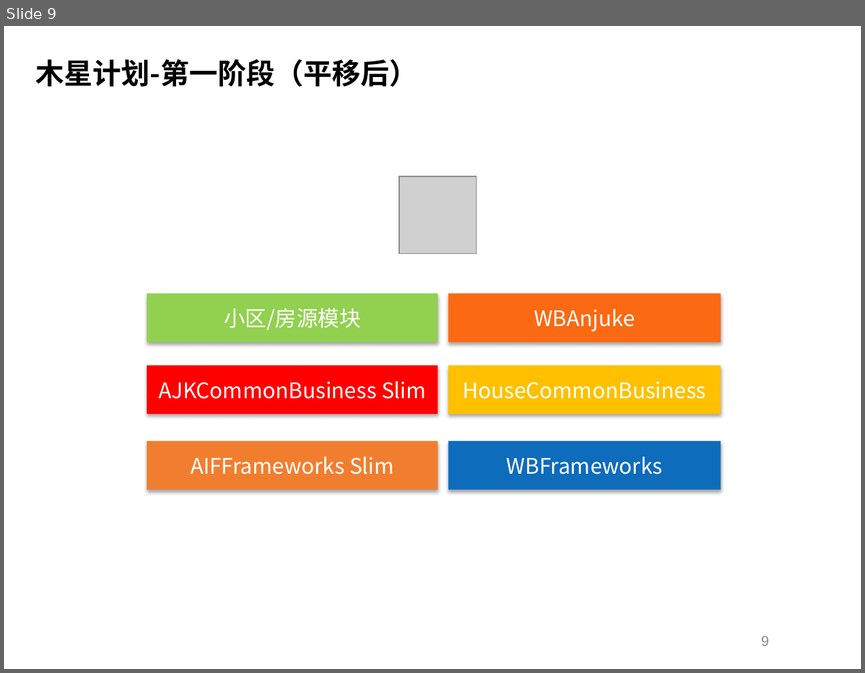
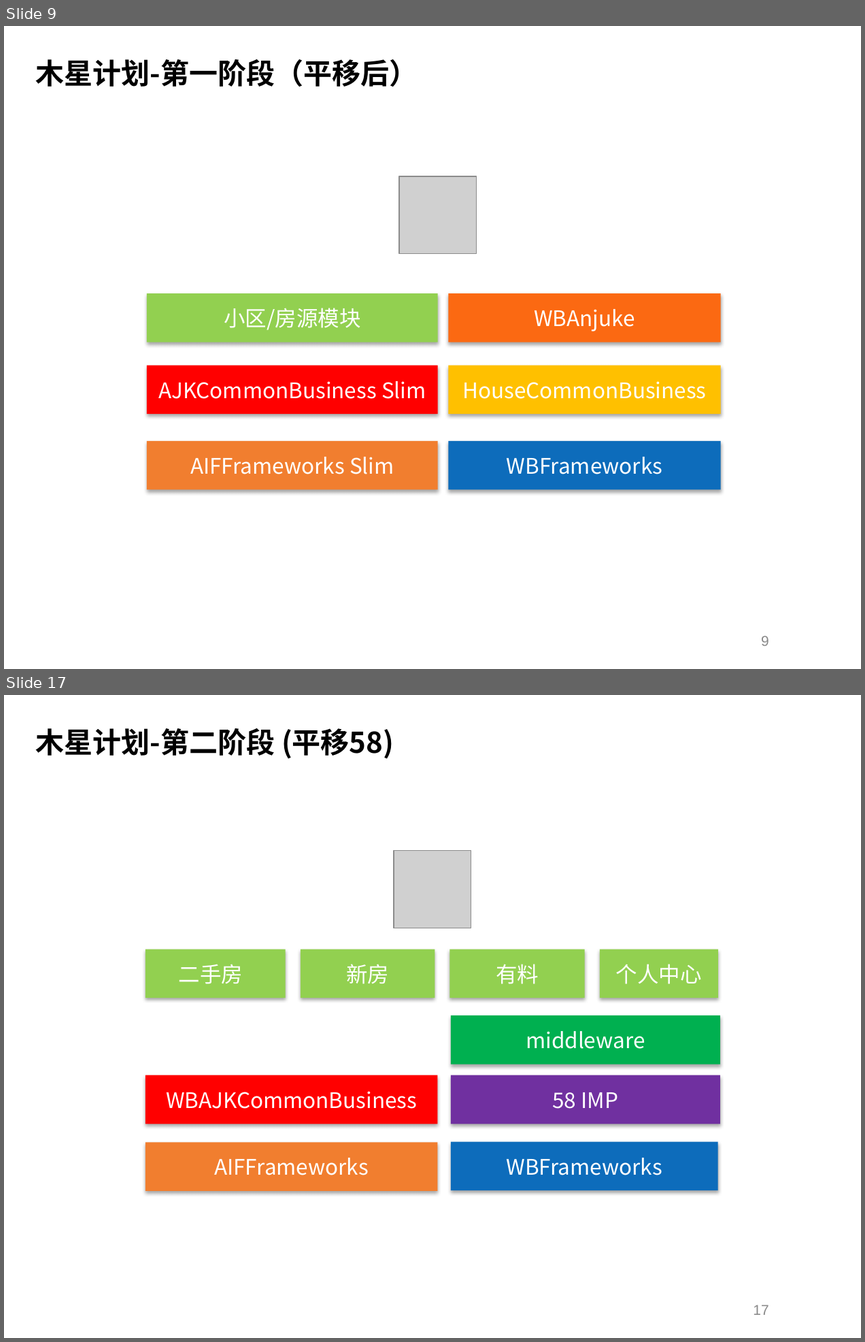
Before and after one commit to Geph0rce/Demo, a slide deck: documents/钱杰_2019年度总结述职报告.pptx. Shown one above the other, each under a label of ours: slide 9 before the commit, slides 9 and 17 after it; the slides between them are not shown. The pictures are 865x673 and 865x1342 pixels, drawn with LibreOffice and Linux fonts; fonts in the diff are those of the drawing; grey boxes stand for pictures; background and template pictures are left out. Boxes give left, top, right and bottom in pixels: in the first picture for what was removed or moved away, otherwise in the second. Text is boxed around its words. In the diff, an @@ line names an element or a change of style, - is before the commit and + after.

```diff
--- a/documents/钱杰_2019年度总结述职报告.pptx
+++ b/documents/钱杰_2019年度总结述职报告.pptx
@@ slide 17 added at (x1=4, y1=695, x2=861, y2=1338), background picture (left out) @@
@@ text added at (x1=36, y1=728, x2=394, y2=759), 24 pt, text #000000, bold @@
+木星计划-第二阶段 (平移58)
@@ picture added at (x1=394, y1=851, x2=471, y2=928) @@
@@ rectangle added at (x1=145, y1=949, x2=285, y2=998), fill #92D050, 18 pt, text #FFFFFF @@
+二手房
@@ rectangle added at (x1=300, y1=949, x2=435, y2=998), fill #92D050, 18 pt, text #FFFFFF @@
+新房
@@ rectangle added at (x1=449, y1=949, x2=584, y2=998), fill #92D050, 18 pt, text #FFFFFF @@
+有料
@@ rectangle added at (x1=600, y1=949, x2=718, y2=998), fill #92D050, 18 pt, text #FFFFFF @@
+个人中心
@@ rectangle added at (x1=450, y1=1015, x2=719, y2=1064), fill #00B050, 18 pt, text #FFFFFF @@
+middleware
@@ rectangle added at (x1=145, y1=1074, x2=438, y2=1123), fill #FF0000, 18 pt, text #FFFFFF @@
+WBAJKCommonBusiness
@@ rectangle added at (x1=450, y1=1074, x2=719, y2=1123), fill #7030A0, 18 pt, text #FFFFFF @@
+58 IMP
@@ rectangle added at (x1=145, y1=1142, x2=438, y2=1191), fill #F17E2F, 18 pt, text #FFFFFF @@
+AIFFrameworks
@@ rectangle added at (x1=450, y1=1141, x2=718, y2=1190), fill #0D6CBB, 18 pt, text #FFFFFF @@
+WBFrameworks
@@ page number added at (x1=753, y1=1304, x2=768, y2=1314), 12 pt, text #898989 @@
+17
```
Also in this commit, not shown: 1 slide changed, 7 other slides added, 1 other file.
